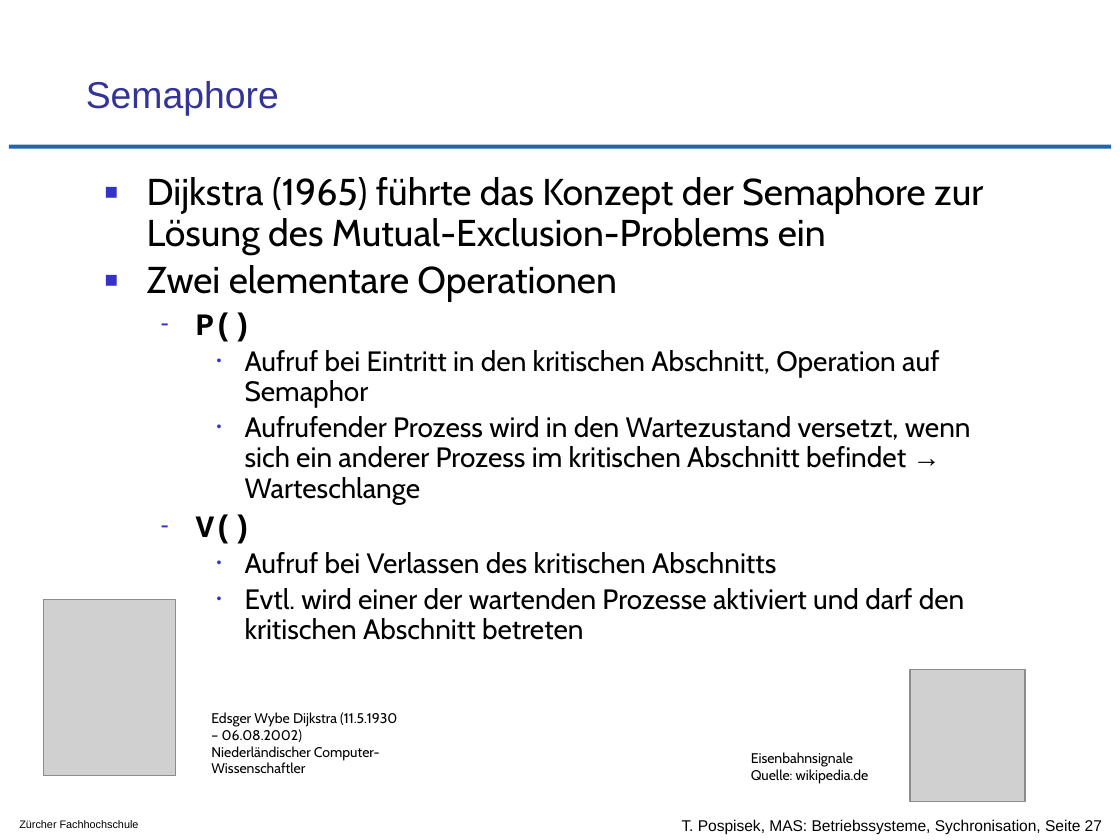
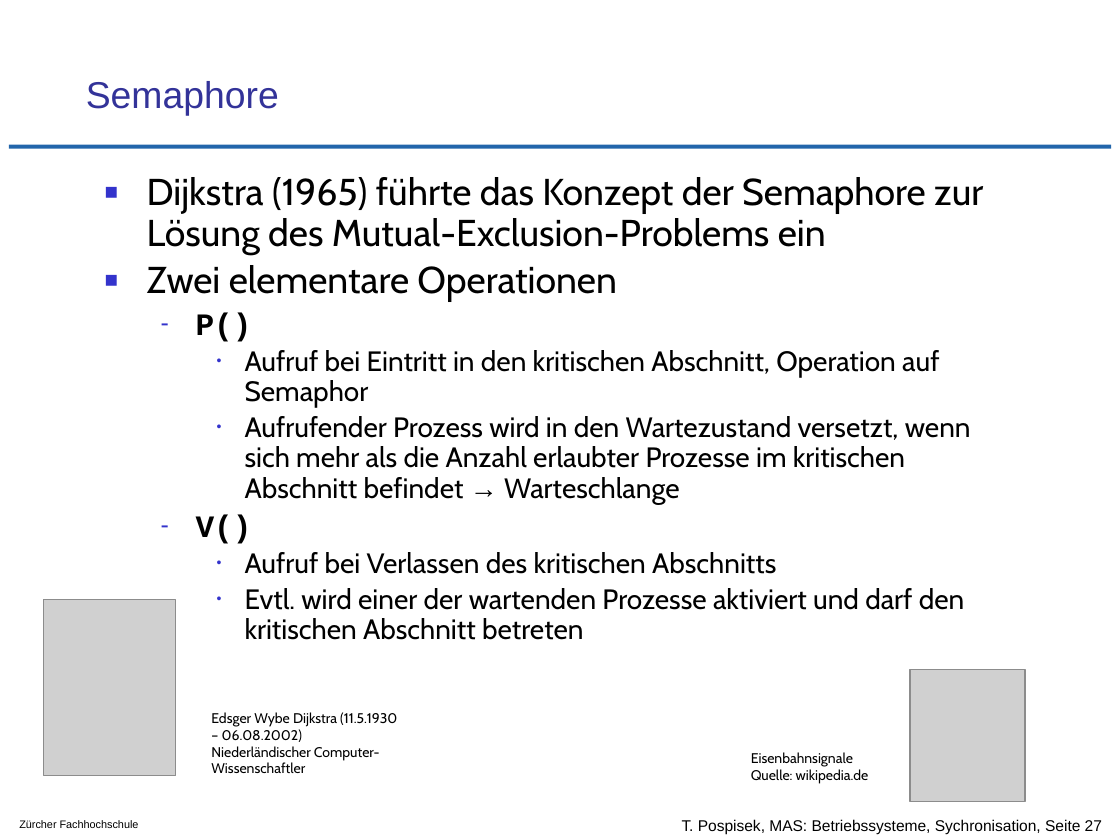
Before and after one commit to tpo/betriebssysteme, a slide deck: slide 27 of 07_Koordination_und_Synchronisation_Sperren_und_Semaphore.odp. Drawn at 1120x840 pixels with LibreOffice and Linux fonts; fonts in the diff are those of the drawing; grey boxes stand for pictures; background and template pictures are left out. Boxes give left, top, right and bottom in pixels: in the first picture for what was removed or moved away, otherwise in the second. Text is boxed around its words. In the diff, an @@ line names an element or a change of style, - is before the commit and + after.

```diff
--- a/07_Koordination_und_Synchronisation_Sperren_und_Semaphore.odp
+++ b/07_Koordination_und_Synchronisation_Sperren_und_Semaphore.odp
@@ text at [245, 416, 971, 504]: text changed @@
-    • Aufrufender Prozess wird in den Wartezustand versetzt, wenn sich ein anderer Prozess im kritischen Abschnitt befindet → Warteschlange
+    • Aufrufender Prozess wird in den Wartezustand versetzt, wenn sich mehr als die Anzahl erlaubter Prozesse im kritischen Abschnitt befindet → Warteschlange
```
Also in this commit, not shown: 1 other slide changed, 1 other file.
